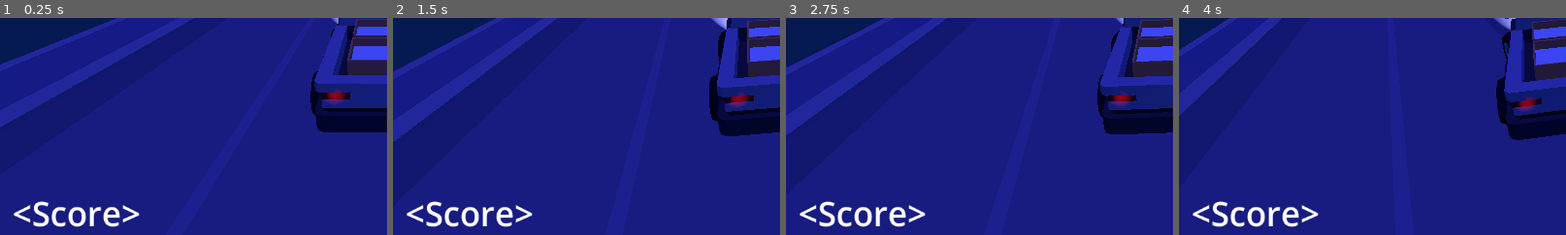
Above: before the commit, frames 1-4 (left to right).
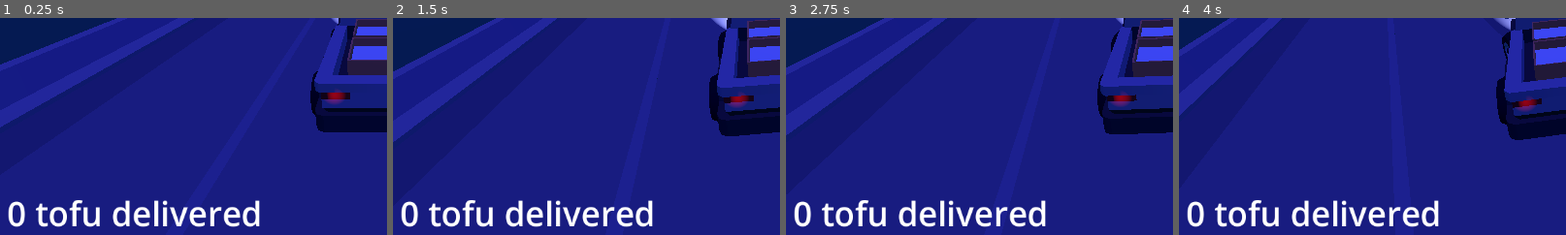
Above: after the commit, the same moments.

Repository: Yngwarr/tofu-delivery-game
Game: Godot game, scene res://scenes/Game.tscn
The game is run twice, just before and just after one commit, with the same random seed, the same clock (stepped at 60 frames per second) and the same inputs.
Inputs:
- Up to frame 1 (0.25 s): no input
- Up to frame 2 (1.5 s): hold D (steer_right) 0.53-1.28 s; tap W (throttle) at 0.6, 1.35 s; hold S (brake) from 1.28 s (still down)
- Up to frame 3 (2.75 s): release S (brake) at 2.03 s; hold D (steer_right) from 2.03 s (still down); tap W (throttle) at 2.1 s
- Up to frame 4 (4 s): tap W (throttle) at 2.85, 3.6 s; release D (steer_right) at 3.53 s; hold A (steer_left) from 3.53 s (still down)
The pictures show only the part of the screen within x 1-51%, y 46-96%; the shares and areas given below are measured in that part.

The runs differ from the first frame. In frame 1, 3.8% of the frame differs, in the area x 2-68%, y 83-97%; in frame 2, 3.8%; in frame 3, 3.8%; in frame 4, 3.8%.

Commit message:
score and silent fork

Diff:
--- a/scenes/Game.tscn
+++ b/scenes/Game.tscn
@@ -195,8 +195,9 @@
 [node name="WorldEnvironment" type="WorldEnvironment" parent="."]
 environment = SubResource("Environment_2sxos")
 
-[node name="Checkpoints" type="Node3D" parent="."]
+[node name="Checkpoints" type="Node3D" parent="." node_paths=PackedStringArray("score_label")]
 script = ExtResource("7_gcnu8")
+score_label = NodePath("../HUD/Score")
 
 [node name="Checkpoint" parent="Checkpoints" instance=ExtResource("7_alyof")]
 transform = Transform3D(1, 0, 0, 0, 1, 0, 0, 0, 1, 0.897514, -3.6405, 30.1931)
@@ -331,6 +332,7 @@
 transform = Transform3D(1, 0, 0, 0, 1, 0, 0, 0, 1, 49.2713, -57.1181, 432.894)
 left_checkpoint_paths = Array[NodePath]([NodePath("../../Checkpoints/Checkpoint16"), NodePath("../../Checkpoints/Checkpoint18"), NodePath("../../Checkpoints/Checkpoint21")])
 right_checkpoint_paths = Array[NodePath]([NodePath("../../Checkpoints/Checkpoint14"), NodePath("../../Checkpoints/Checkpoint17"), NodePath("../../Checkpoints/Checkpoint19"), NodePath("../../Checkpoints/Checkpoint20")])
+silent = true
 
 [node name="Left" parent="Colliders/Fork4" index="1"]
 transform = Transform3D(1, 0, 0, 0, 1, 0, 0, 0, 1, 11.473, -8.46569, 38.7135)
--- a/src/CheckpointController.gd
+++ b/src/CheckpointController.gd
@@ -3,14 +3,22 @@
 
 signal player_finished
 
+@export var score_label: Label
+
+const FORMAT = "%d tofu delivered"
+
 var amountTagged = 0
 
 func _ready():
+	score_label.text = FORMAT % amountTagged
 	for c in get_children():
 		if !(c is Checkpoint): continue
 		c.tagged.connect(child_tagged)
 
 func child_tagged(finish: bool):
 	amountTagged += 1
+
+	score_label.text = FORMAT % amountTagged
+
 	if finish:
 		player_finished.emit()
--- a/src/Fork.gd
+++ b/src/Fork.gd
@@ -10,6 +10,7 @@
 @export var mode: Mode
 @export var left_checkpoint_paths: Array[NodePath]
 @export var right_checkpoint_paths: Array[NodePath]
+@export var silent = false
 
 var left_checkpoints: Array[Checkpoint]
 var right_checkpoints: Array[Checkpoint]
@@ -32,13 +33,15 @@
 
 func car_enter(_car: Car):
 	if resolved: return
+	if silent: return
 	car_entered.emit(mode)
 
 func left_entered(_car: Car):
 	if resolved: return
 	resolved = true
 
-	fork_resolved.emit(Direction.FWD if mode == Mode.LEFT_IS_FWD else Direction.LEFT)
+	if !silent:
+		fork_resolved.emit(Direction.FWD if mode == Mode.LEFT_IS_FWD else Direction.LEFT)
 	for c in right_checkpoints:
 		c.disappear()
 
